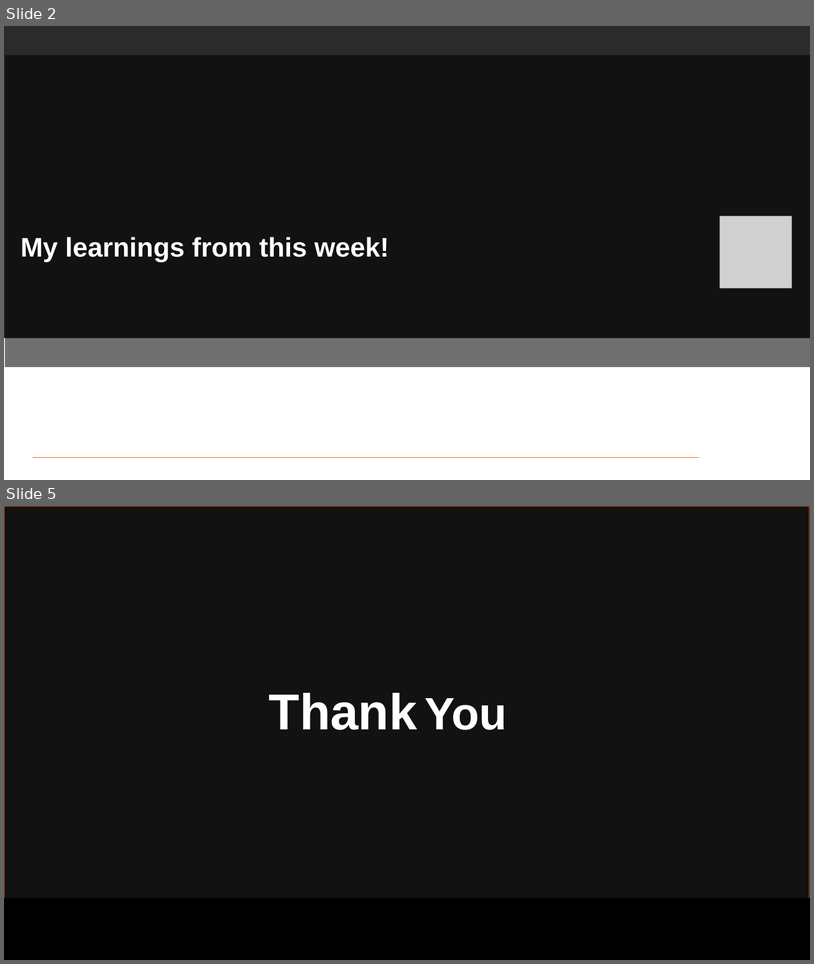
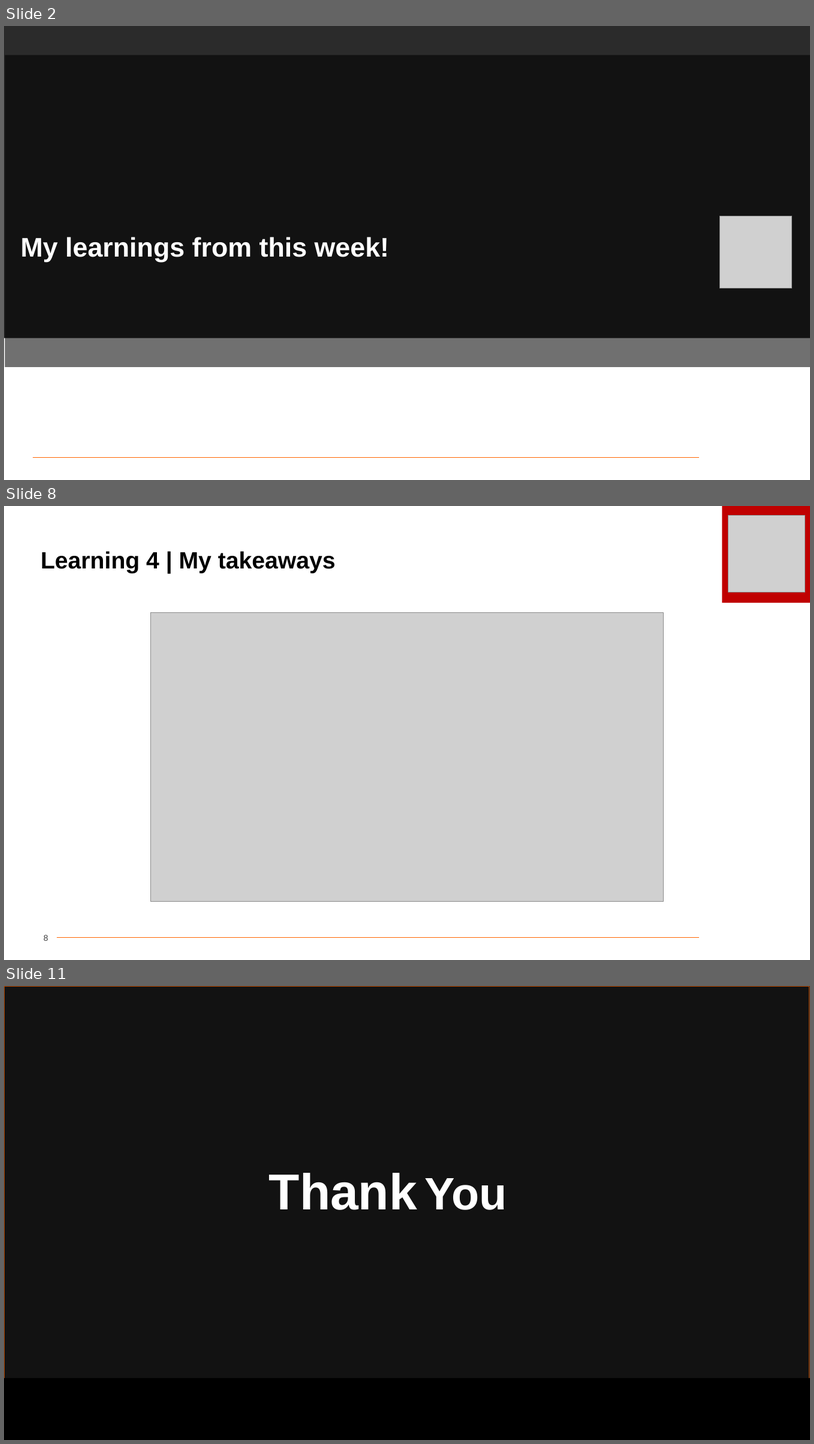
Before and after one commit to Hitesh-2020/Shell-Bootcamp-Journey-PPTs, a slide deck: HITESH TECHNICAL Day 2 Journey Book 2024.pptx. Shown one above the other, each under a label of ours: slides 2 and 5 before the commit, slides 2, 8 and 11 after it; the slides between them are not shown. The pictures are 814x964 and 814x1444 pixels, drawn with LibreOffice and Linux fonts; fonts in the diff are those of the drawing; grey boxes stand for pictures; background and template pictures are left out; a plain dark background stands for a picture behind light text. Boxes give left, top, right and bottom in pixels: in the first picture for what was removed or moved away, otherwise in the second. Text is boxed around its words. In the diff, an @@ line names an element or a change of style, - is before the commit and + after.

```diff
--- a/HITESH TECHNICAL Day 2 Journey Book 2024.pptx
+++ b/HITESH TECHNICAL Day 2 Journey Book 2024.pptx
@@ slide 8 added at [4,506,810,960], background #FFFFFF @@
@@ rectangle added at [723,506,810,603], fill #C00000 @@
@@ picture added at [729,515,806,592] @@
@@ title added at [41,551,336,573], 28 pt, text #000000, bold @@
+Learning 4 | My takeaways
@@ picture added at [150,612,663,901] @@
@@ page number added at [44,934,48,940], 10 pt, text #404040 @@
+8
@@ line added from (57, 937) to (699, 937), #FF6600 0.5 pt @@
@@ what was slide 5 is now slide 11 @@
```
Also in this commit, not shown: 2 slides changed, 5 other slides added.
